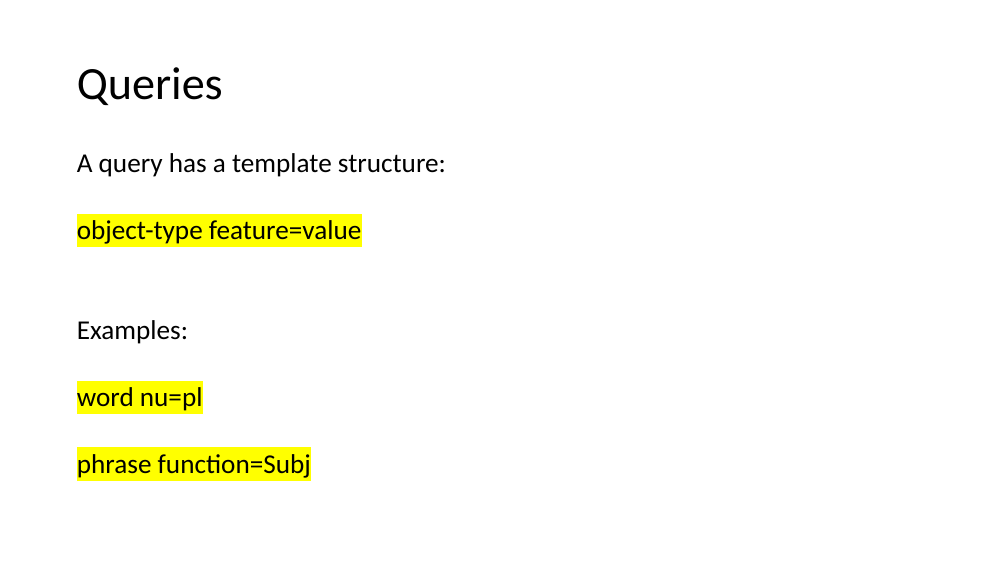
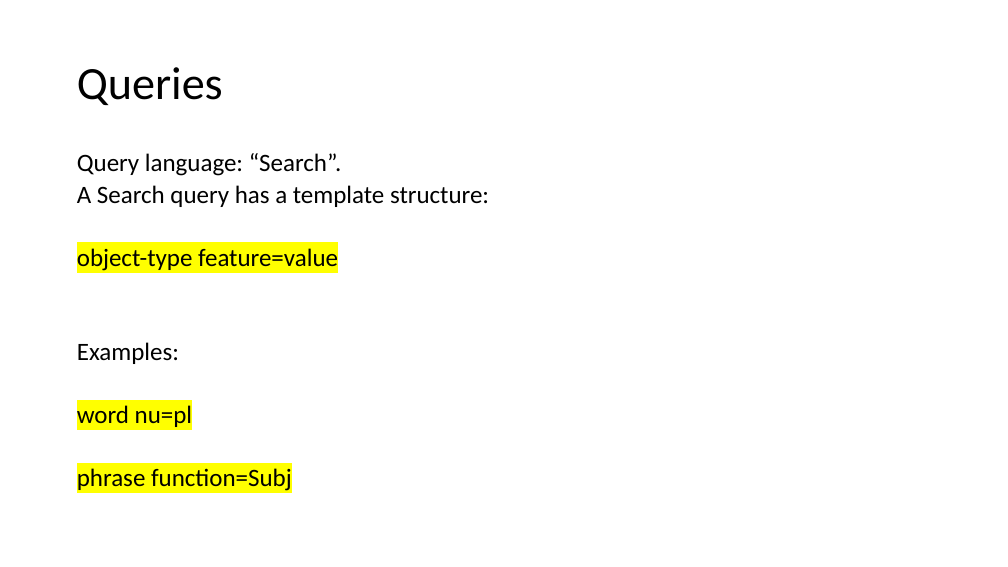
Before and after one commit to MartijnNaaijer/workshop_zurich_text_fabric, a slide deck: slide 8 of presentation_6_march_2026.pptx. Drawn at 1008x567 pixels with LibreOffice and Linux fonts; fonts in the diff are those of the drawing. Boxes give left, top, right and bottom in pixels: in the first picture for what was removed or moved away, otherwise in the second. Text is boxed around its words. In the diff, an @@ line names an element or a change of style, - is before the commit and + after.

```diff
--- a/presentation_6_march_2026.pptx
+++ b/presentation_6_march_2026.pptx
@@ text at (77,153,489,207): text changed; size 25.9 to 23.8 pt @@
-A query has a template structure:
+Query language: “Search”.
+A Search query has a template structure:
@@ text at (77,248,338,491): size 25.9 to 23.8 pt in "object-type feature=value", "Examples:", "word nu=pl", "phrase function=Subj" @@
```
Also in this commit, not shown: 3 other slides changed.
